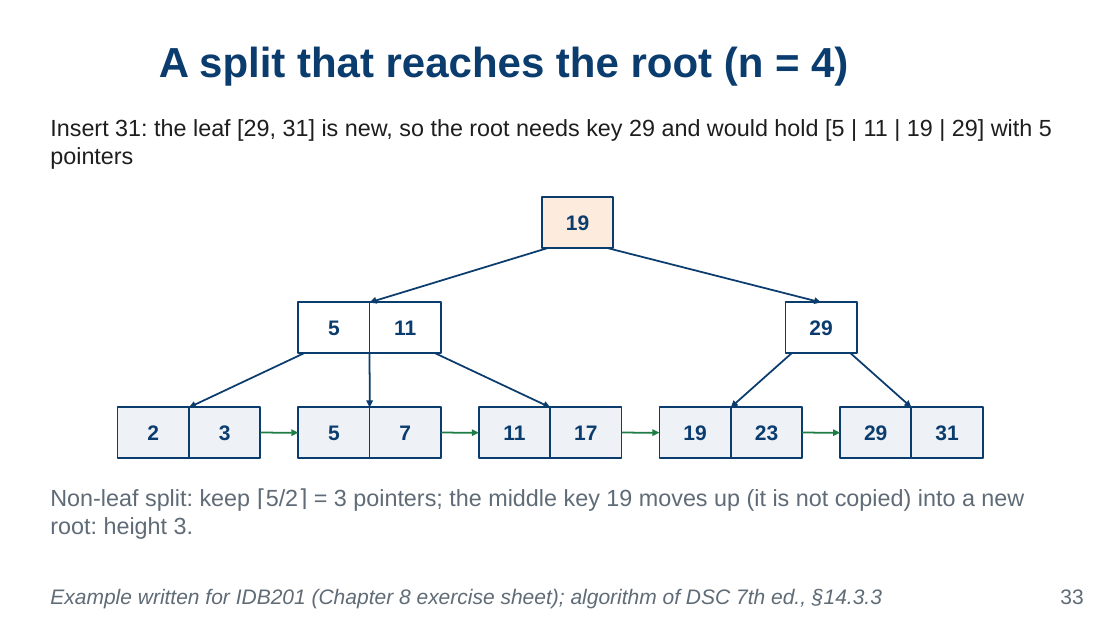
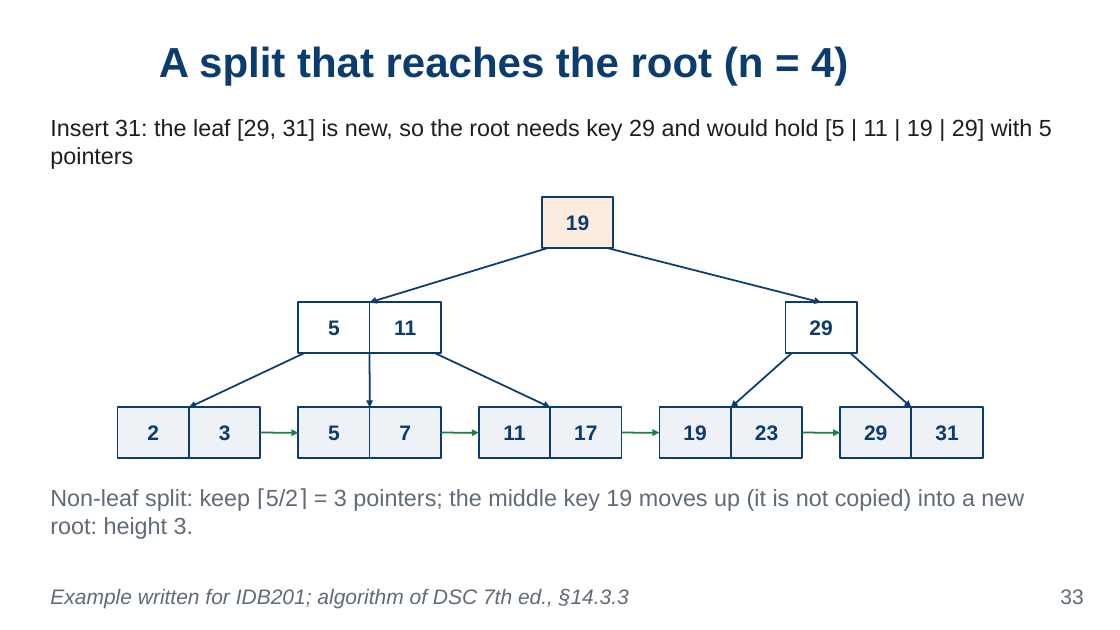
Before and after one commit to VanTTN2/IDB202, a slide deck: slide 33 of IDB201_ket-qua-sua_lan1_1/6_slides/Chapter_8.pptx. Drawn at 1120x630 pixels with LibreOffice and Linux fonts; fonts in the diff are those of the drawing; background and template pictures are left out. Boxes give left, top, right and bottom in pixels: in the first picture for what was removed or moved away, otherwise in the second. Text is boxed around its words. In the diff, an @@ line names an element or a change of style, - is before the commit and + after.

```diff
--- a/IDB201_ket-qua-sua_lan1_1/6_slides/Chapter_8.pptx
+++ b/IDB201_ket-qua-sua_lan1_1/6_slides/Chapter_8.pptx
@@ text at <box>50,589,629,609</box>: text changed @@
-Example written for IDB201 (Chapter 8 exercise sheet); algorithm of DSC 7th ed., §14.3.3
+Example written for IDB201; algorithm of DSC 7th ed., §14.3.3
```
Also in this commit, not shown: 3 other slides changed, 46 other files.
